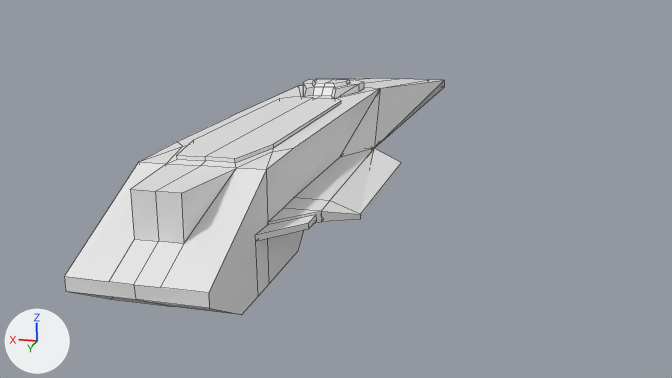
An edit to the Blender file ship.blend, drawn before and after from the same camera.
Both versions are drawn from the file's camera 'Camera'. The lights are fixed; the arrows at lower left show +X, +Y and +Z. Mesh edges are drawn as thin lines.

Before the edit, the objects in view are built like this:
```python
me_plane = bpy.data.meshes.new('Plane')
me_plane.from_pydata(...)  # 146 vertices, 80 faces, 42 loose edges; spans x 0.0..2.6, y -3.99..4.3, z -0.15..1.28
ob_plane = bpy.data.objects.new('Plane', me_plane)
ob_plane.location = (0.0, 0.0, 0.01)
_m = ob_plane.modifiers.new('Mirror', 'MIRROR')
_m.use_clip = True
```
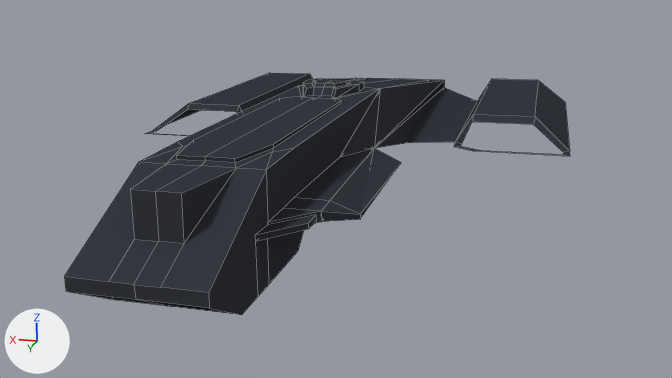
The change, as a diff of the scene's bpy script:
```diff
--- a/ship.blend.py
+++ b/ship.blend.py
@@ mat_material @@
+mat_material = diffuse_material('Material')
+mat_material.base_color = (0.038, 0.0413, 0.0522)  # black #373941
@@ me_plane @@
 # used by ob_plane; location = (0.0, 0.0, 0.01)
-me_plane.from_pydata(...)  # 146 vertices, 80 faces, 42 loose edges; spans x 0.0..2.6, y -3.99..4.3, z -0.15..1.28
+me_plane.from_pydata(...)  # 147 vertices, 91 faces, 16 loose edges; spans x 0.0..2.6, y -3.99..4.3, z -0.15..1.28
+# me_plane part 1
+# 1 vertex is removed from x 1.27, y -3.65, z 0.0
+# 27 loose edges are deleted
+# 2 vertices are added at (1.29, -3.65, 0.0), (2.18, -2.34, 0.32)
+# 1 loose edge is added
+# 11 new faces join them
+# me_plane part 2: 80 faces spanning x 0.0..1.01, y -3.99..4.3, z -0.15..0.81 switch from no material to mat_material (black #373941)
```

Pixel boxes [x1, y1, x2, y2] of what changed, in the pictures (672 x 378 px):
'Plane', reshaped
    before: [64, 78, 444, 315]
    after: [64, 73, 570, 315]
part 1 of me_plane, cut back (black)
    after: [145, 73, 570, 156]
part 2 of me_plane, recoloured (white to black)
    both: [64, 78, 444, 315]
